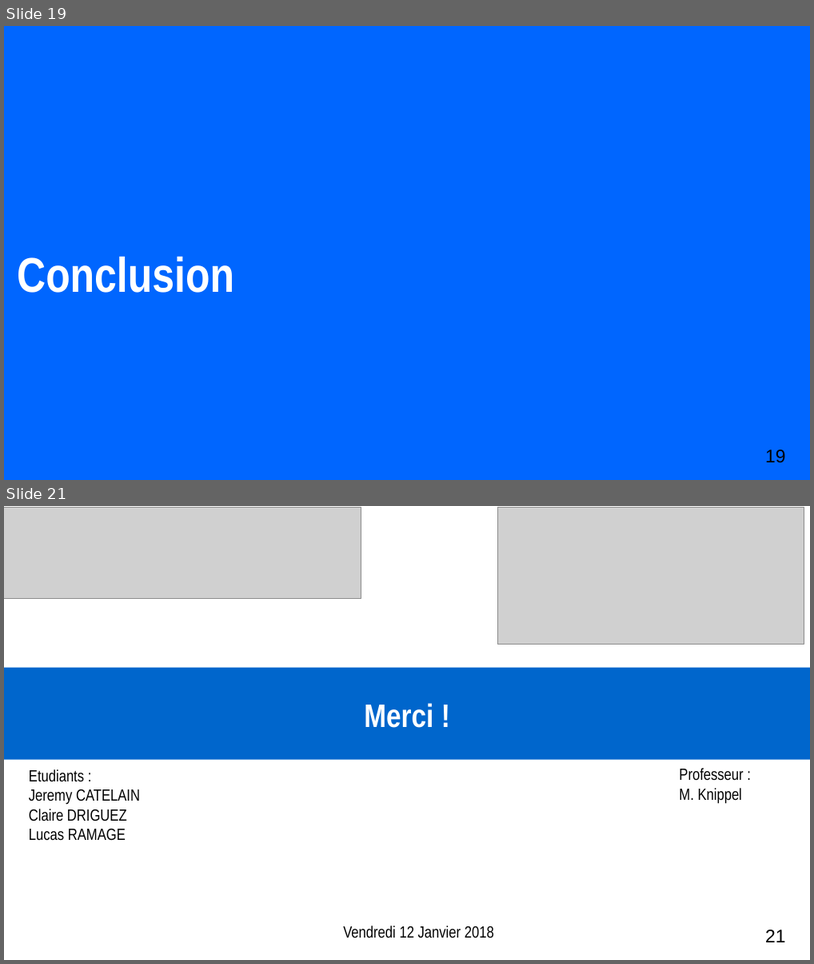
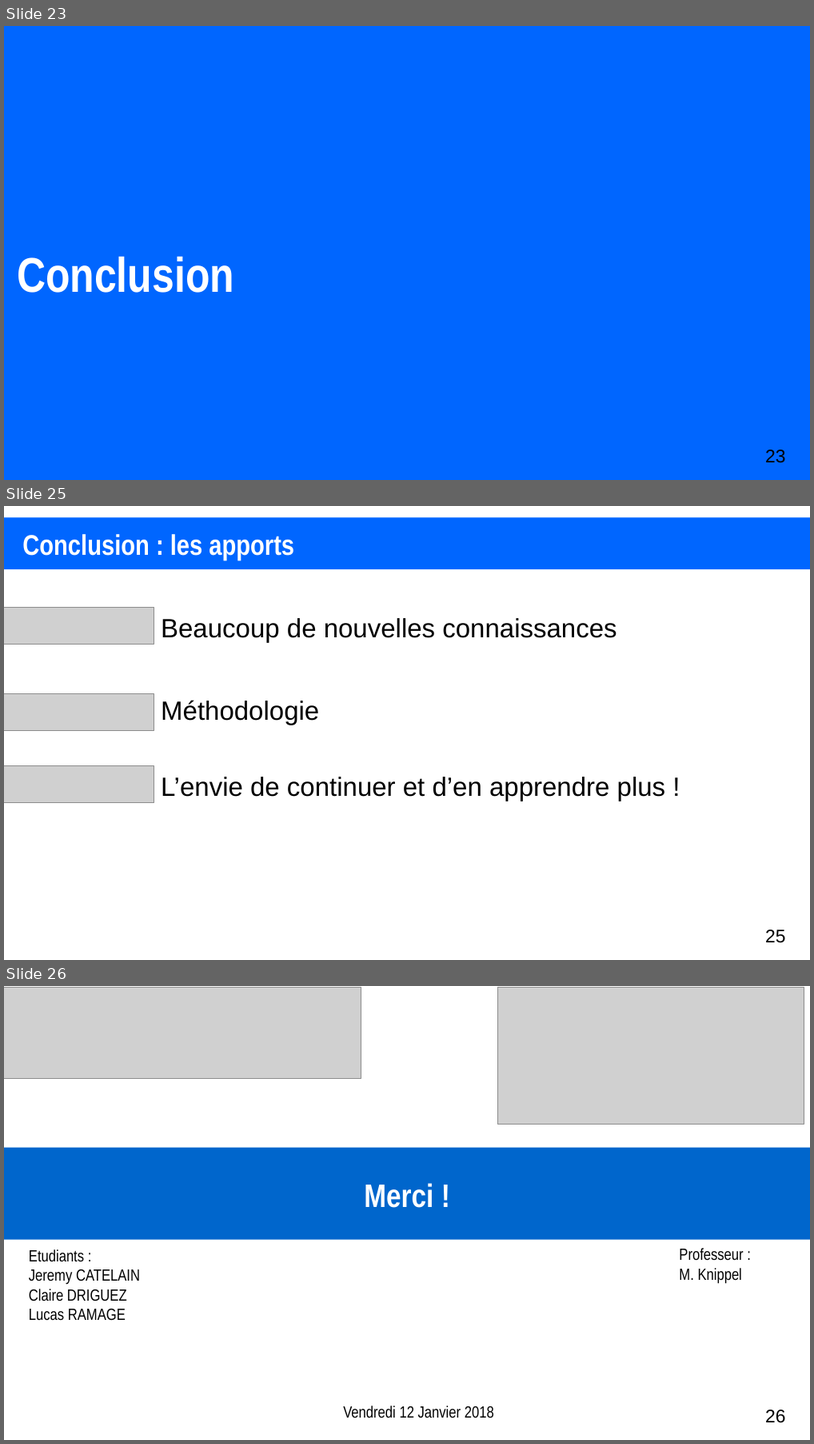
Before and after one commit to XgLsuLzRMy/Composition-Musicale-par-Reseau-de-Neurones, a slide deck: projet.odp. Shown one above the other, each under a label of ours: slides 19 and 21 before the commit, slides 23, 25 and 26 after it; the slides between them are not shown. The pictures are 814x964 and 814x1444 pixels, drawn with LibreOffice and Linux fonts; fonts in the diff are those of the drawing; grey boxes stand for pictures. Boxes give left, top, right and bottom in pixels: in the first picture for what was removed or moved away, otherwise in the second. Text is boxed around its words. In the diff, an @@ line names an element or a change of style, - is before the commit and + after.

```diff
--- a/projet.odp
+++ b/projet.odp
@@ slide 25 added at (4, 506, 810, 960), background #FFFFFF @@
@@ rectangle added at (4, 518, 810, 570), fill #0066FF @@
@@ title added at (22, 534, 294, 560), 28 pt, text #FFFFFF, bold @@
+Conclusion : les apports
@@ picture added at (4, 608, 154, 644) @@
@@ text added at (161, 618, 617, 642), 26 pt, text #000000 @@
+Beaucoup de nouvelles connaissances
@@ picture added at (4, 694, 154, 731) @@
@@ text added at (161, 700, 319, 725), 26 pt, text #000000 @@
+Méthodologie
@@ picture added at (4, 766, 154, 802) @@
@@ text added at (161, 776, 666, 800), 26 pt, text #000000 @@
+L’envie de continuer et d’en apprendre plus !
@@ page number added at (766, 929, 786, 943), 18 pt, text #000000 @@
+25
@@ what was slide 19 is now slide 23 @@
@@ page number at (766, 449, 786, 463): text changed @@
-19
+23
@@ what was slide 21 is now slide 26 @@
@@ page number at (766, 1409, 786, 1423): text changed @@
-21
+26
```
Also in this commit, not shown: 1 slide changed, 7 other slides added, 3 slides removed, 1 other file.
